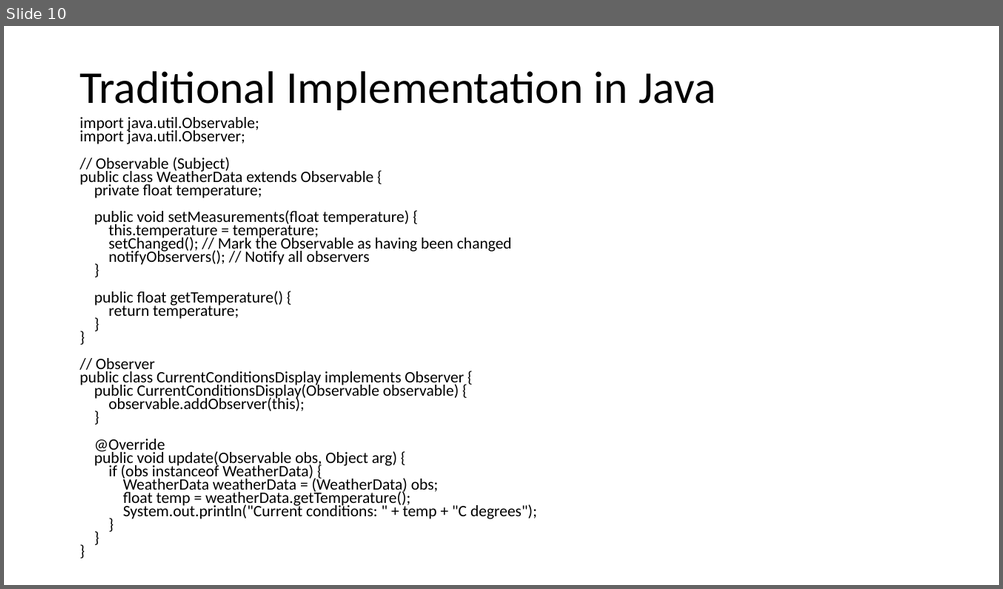
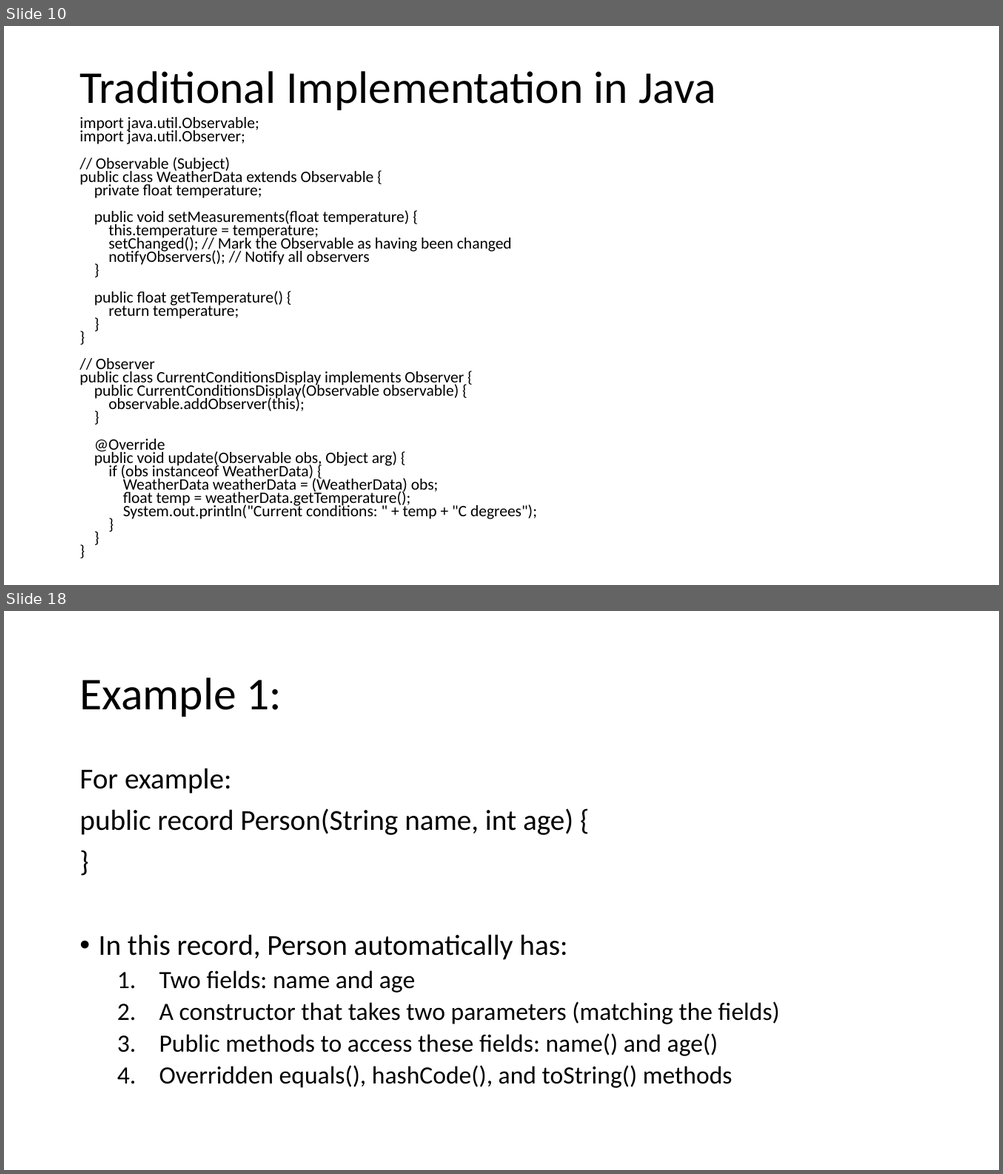
Before and after one commit to ChenTheInstructor/CSE248, a slide deck: Observer Design Pattern.pptx. Shown one above the other, each under a label of ours: slide 10 before the commit, slides 10 and 18 after it; the slides between them are not shown. The pictures are 1003x589 and 1003x1174 pixels, drawn with LibreOffice and Linux fonts; fonts in the diff are those of the drawing. Boxes give left, top, right and bottom in pixels: in the first picture for what was removed or moved away, otherwise in the second. Text is boxed around its words. In the diff, an @@ line names an element or a change of style, - is before the commit and + after.

```diff
--- a/Observer Design Pattern.pptx
+++ b/Observer Design Pattern.pptx
@@ slide 18 added at [4, 611, 999, 1170], background #FFFFFF @@
@@ title added at [79, 678, 282, 717], 44 pt, text #000000 @@
+Example 1:
@@ text added at [79, 768, 780, 1088], 24 pt, text #000000 @@
+For example:
+public record Person(String name, int age) {
+}
+• In this record, Person automatically has:
+  1. Two fields: name and age
+  2. A constructor that takes two parameters (matching the fields)
+  3. Public methods to access these fields: name() and age()
+  4. Overridden equals(), hashCode(), and toString() methods
```
Also in this commit, not shown: 1 slide changed, 22 other slides added, 4 other files.
